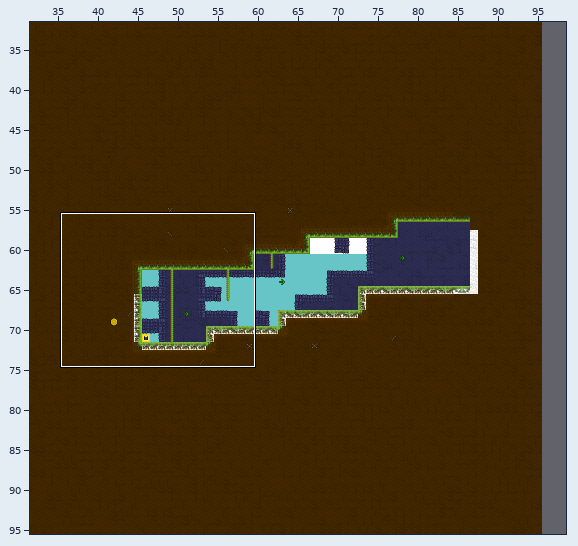
One commit to this Tiled map: Resources/maps/level1/untitled.tmx. Above, an overview of the earlier version with the close-up marked.
Close-up. Earlier state:
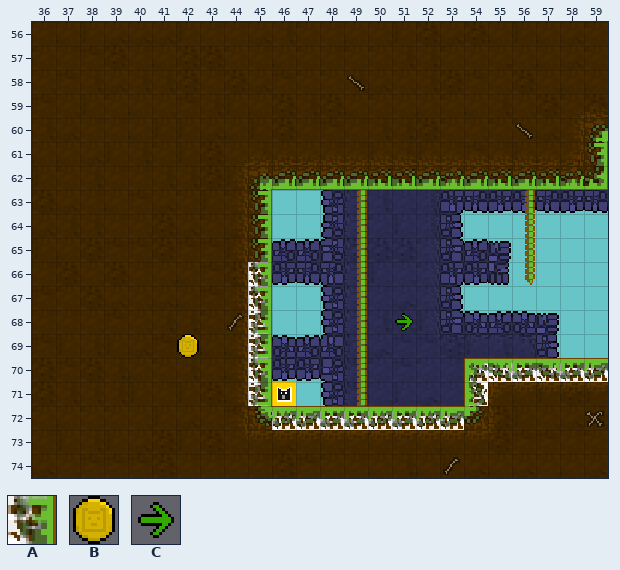
Cells are 16x16 px. Shown: x 36..59, y 56..74. The commit also changed other parts of the map, which this record leaves out. The old version is drawn lined up with the new one.
Key: from "atlas_001": A 2, B 10, C 24 turned 90.
_ is an empty cell.
Layers that did not change in this view are not listed.
Layer "C_MapCollision" before, first column x 36:
56 ________________________
57 ________________________
58 ________________________
59 ________________________
60 ________________________
61 ________________________
62 ________________________
63 ________________________
64 ________________________
65 ________________________
66 _________A______________
67 _________A______________
68 _________A______________
69 _________A______________
70 _________A________AAAAAA
71 _________A________A_____
72 __________AAAAAAAA______
73 ________________________
74 ________________________
After the commit:
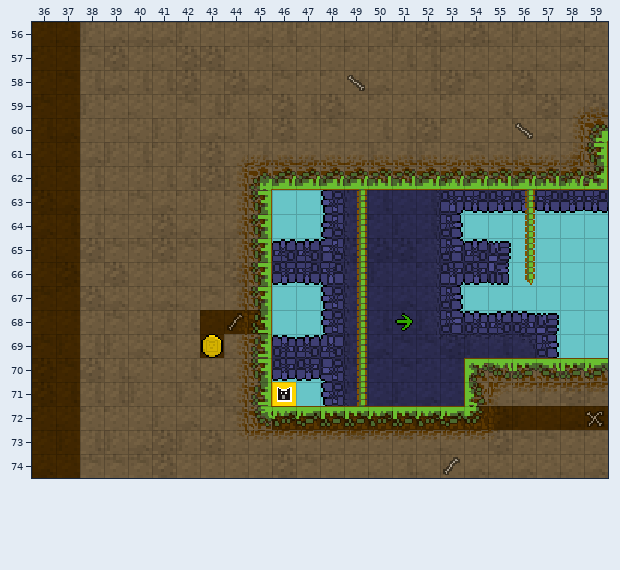
See-through tiles are keyed as they look on the map.
Edits made:
Changed rows in their new state; . is an unchanged cell.
map size 64x64 -> 128x128 cells (old content now starts at 32,32; both pictures use the new coordinates)
layer "C_MapCollision" opacity 100% -> 26%
Layer "C_MapCollision":
first column x 38:
56 AAAAAAAAAAAAAAAAAAAAAA
57 AAAAAAAAAAAAAAAAAAAAAA
58 AAAAAAAAAAAAAAAAAAAAAA
59 AAAAAAAAAAAAAAAAAAAAAA
60 AAAAAAAAAAAAAAAAAAAAAA
61 AAAAAAAAAAAAAAAAAAAAAA
62 AAAAAAAAAAAAAAAAAAAAAA
63 AAAAAAAA..............
64 AAAAAAAA..............
65 AAAAAAAA..............
66 AAAAAAA...............
67 AAAAAAA...............
68 AAAAA.._..............
69 AAAAA.A...............
70 AAAAAAA...............
71 AAAAAAA..........AAAAA
72 AAAAAAAA________......
73 AAAAAAAAAAAAAAAAAAAAAA
74 AAAAAAAAAAAAAAAAAAAAAA
Layer "D_GoHere":
first column x 42:
69 _B
